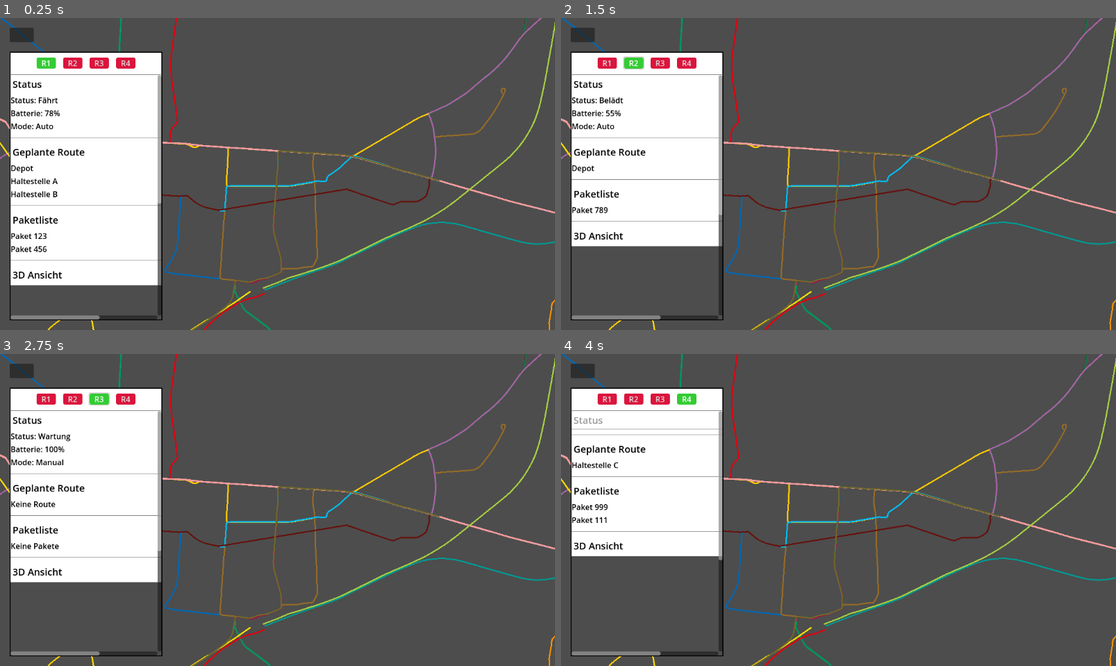
Above: before the commit, frames 1-4 (two rows, left to right).
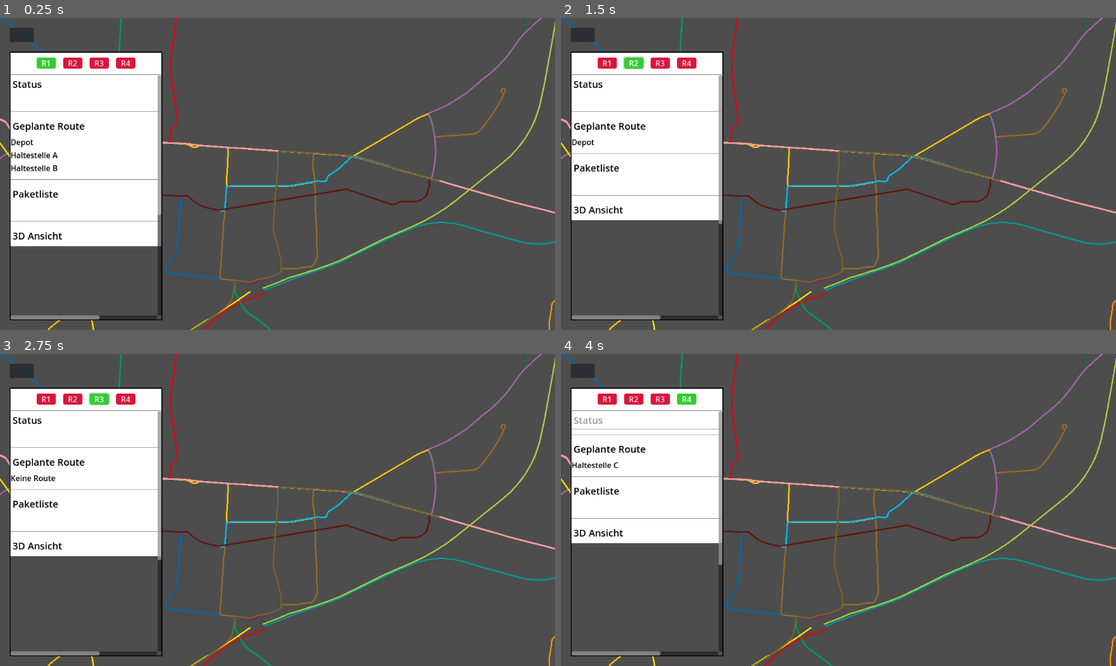
Above: after the commit, the same moments.

Repository: HaiZung/SE-Projekt
Game: Godot game, scene res://UI/UI.tscn
The game is run twice, just before and just after one commit, with the same random seed, the same clock (stepped at 60 frames per second) and the same inputs.
Inputs:
- Up to frame 1 (0.25 s): no input
- Up to frame 2 (1.5 s): click "R1" at 0.5 s; click "R2" at 1.25 s
- Up to frame 3 (2.75 s): click "R3" at 2 s
- Up to frame 4 (4 s): click "R4" at 2.75 s; click "Status" at 3.5 s

The runs differ from the first frame. In frame 1, 4.9% of the frame differs, in the area x 1-30%, y 25-86%; in frame 2, 3.6%; in frame 3, 3.7%; in frame 4, 1.5%.

Commit message:
Added connection to db server for ui

Diff:
--- a/UI/UI.tscn
+++ b/UI/UI.tscn
@@ -7,6 +7,7 @@
 [ext_resource type="Script" uid="uid://brhvj78rfw06i" path="res://UI/heading_1_expanded_4.gd" id="5_f1fl4"]
 [ext_resource type="Script" uid="uid://osil7ioblbjs" path="res://UI/testanimation.gd" id="6_jqf55"]
 [ext_resource type="PackedScene" uid="uid://cuyci8m3gb3v4" path="res://karte/map.tscn" id="7_byuxr"]
+[ext_resource type="Script" uid="uid://fmcir6aw5052" path="res://UI/http_request.gd" id="8_d050y"]
 
 [sub_resource type="StyleBoxFlat" id="StyleBoxFlat_window"]
 bg_color = Color(1, 1, 1, 1)
@@ -331,4 +332,7 @@
 [node name="MapRoot" parent="." instance=ExtResource("7_byuxr")]
 position = Vector2(579, 323)
 
+[node name="HTTPRequest" type="HTTPRequest" parent="."]
+script = ExtResource("8_d050y")
+
 [connection signal="pressed" from="UILayer/MainLayout/TopBar/MenuButton" to="." method="_on_menu_button_pressed"]
--- /dev/null
+++ b/UI/http_request.gd
@@ -0,0 +1,96 @@
+extends HTTPRequest
+
+@export var url := "http://127.0.0.1:8000"
+@export var path_health := "/api/health"
+@export var path_robot_id := "/robotid"
+@export var path_packages := "/packages"
+@export var path_robot_states := "/robotstates"
+@export var path_stations := "/stations"
+@export var path_train_id := "/trainid"
+
+
+func _ready():
+	#print(await request_api_health())
+	#print(await request_robot_id())
+	#print(await request_packages())
+	#print(await request_robot_states())
+	#print(await request_stations())
+	#print(await request_train_id())
+	#print(await get_status_for_robot(1))
+	pass
+
+func request_http(path: String) -> String:
+	print("Start request for: " + url + path)
+	var err = request(url + path)
+	if err != OK:
+		push_error("Request failed")
+		print(err)
+		return ""
+
+	var result = await request_completed
+
+	var response_code = result[1]
+	var body = result[3]
+
+	if response_code != 200:
+		push_error("HTTP Error %d" % response_code)
+		print("HTTP Error %d" % response_code)
+
+		return ""
+
+	return body.get_string_from_utf8()
+
+
+func request_api_health() -> String:
+	return await request_http(path_health)
+
+func request_robot_id() -> String:
+	return await request_http(path_robot_id)
+
+func request_packages() -> String:
+	return await request_http(path_packages)
+
+func request_robot_states() -> String:
+	return await request_http(path_robot_states)
+
+func request_stations() -> String:
+	return await request_http(path_stations)
+
+func request_train_id() -> String:
+	return await request_http(path_train_id)
+
+
+
+
+
+func get_status_for_robot(robotID: int):
+	var data = JSON.parse_string(await request_robot_states())
+	if data == null:
+		push_error("Invalid JSON")
+		return [""]
+
+	for robot in data:
+		if robot["roboter_id"] == robotID:
+			return [robot["status"]]
+
+	return ["Robot ID not fourd"]  # not found
+
+
+
+func get_packages_for_robot(robotID: int):
+	var data = JSON.parse_string(await request_packages())
+	if data == null:
+		push_error("Invalid JSON")
+		return [""]
+
+	var packages = []
+
+	for package in data:
+		if package["roboter_id"] == robotID:
+
+			packages.append("Paketnummer: " + str(package["paketnummer"])  + " Gewicht: " + str(package["gewicht"]) + " Masse: " + package["masse"])
+
+	if len(packages) == 0 :
+		return ["No package for Robot ID"]
+
+	return packages
--- a/UI/ui.gd
+++ b/UI/ui.gd
@@ -16,6 +16,8 @@
 # 3D lassen wir erstmal aus, kommt danach
 
 @onready var window_panel := $UILayer/MainLayout/WindowPanel
+
+@onready var api := $HTTPRequest as HTTPRequest
 
 var selected_robot_id := 0
 var panel_open := true
@@ -70,8 +72,8 @@
 	var r = robots[id]
 
 	# Status
-	sec_status.set_lines(r["status"])
-
+	#sec_status.set_lines(r["status"])
+	sec_status.set_lines(await api.get_status_for_robot(id +1))
 	# Route
 	if r["route"].is_empty():
 		sec_route.set_lines(["Keine Route"])
@@ -79,12 +81,18 @@
 		sec_route.set_lines(r["route"])
 
 	# Pakete
-	if r["packages"].is_empty():
-		sec_packages.set_lines(["Keine Pakete"])
-	else:
-		sec_packages.set_lines(r["packages"])
+	sec_packages.set_lines(await api.get_packages_for_robot(id +1))
+	#if r["packages"].is_empty():
+	#	sec_packages.set_lines(["Keine Pakete"])
+	#else:
+	#	sec_packages.set_lines(r["packages"])
 
 
 func _on_menu_button_pressed():
 	panel_open = !panel_open
 	window_panel.visible = panel_open
+
+
+
+func check_api_connection()->bool:
+	return true
Not shown: 1 places in UI/UI.tscn that only renumber resources
Not shown, added: UI/http_request.gd.uid
